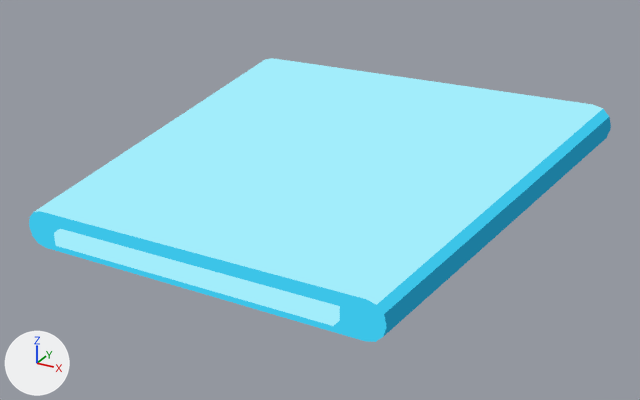
A saved change to the glTF model Assets/TD2/Screen3D/Kit07/celadon3d/Plate_Pad.gltf.
One viewpoint serves both versions: a 50 mm camera at (0.88, -0.963, 0.794) aimed at (0.163, 0.339, 0.143). Lighting does not change. The marker at lower left points along +X, +Y and +Z. The first picture is the older version.

Objects in the first picture: 'Plate_Pad_baked'.
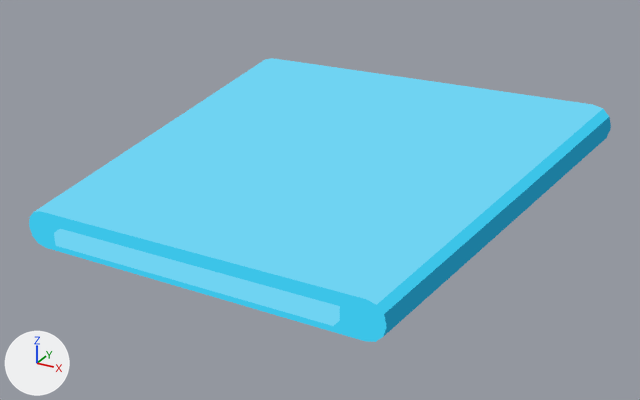
Diff of the bpy script that builds the scene:
```diff
--- a/Assets/TD2/Screen3D/Kit07/celadon3d/Plate_Pad.gltf.py
+++ b/Assets/TD2/Screen3D/Kit07/celadon3d/Plate_Pad.gltf.py
@@ mat_k07_celadon_link_light @@
 n0 = _N.new('ShaderNodeEmission'); n0.name = 'Emission'
-n0.inputs[0].default_value = (0.361, 0.847, 0.965, 1.0)  # 'Color', cyan #a2edfb
+n0.inputs[0].default_value = (0.159, 0.651, 0.888, 1.0)  # 'Color', cyan #6fd3f2
 n1 = _N.new('ShaderNodeLightPath'); n1.name = 'Light Path'
```

Location of each change, (x1, y1, x2, y2) in pixels of the pictures (640 x 400 px):
'Plate_Pad_baked', recoloured
    both: (33, 58, 605, 329)
